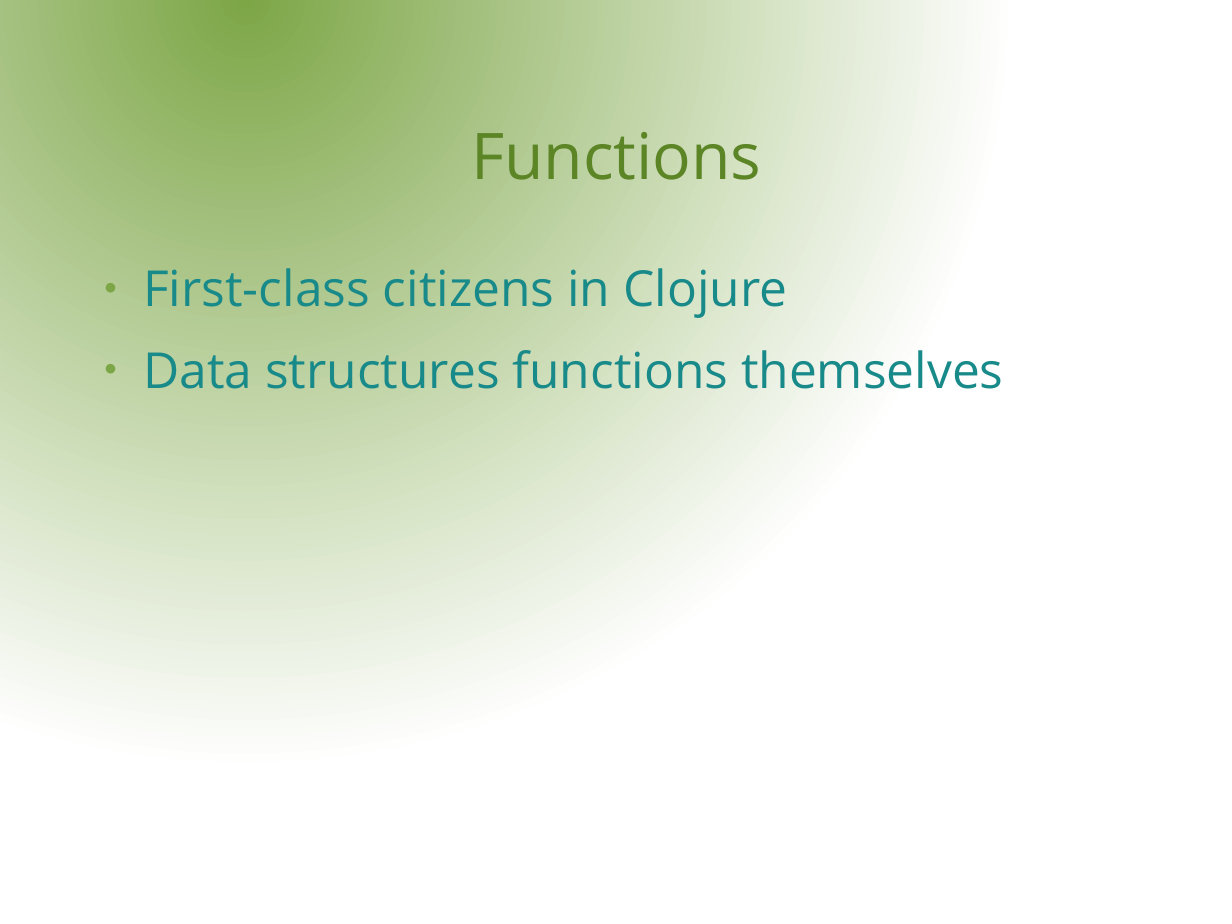
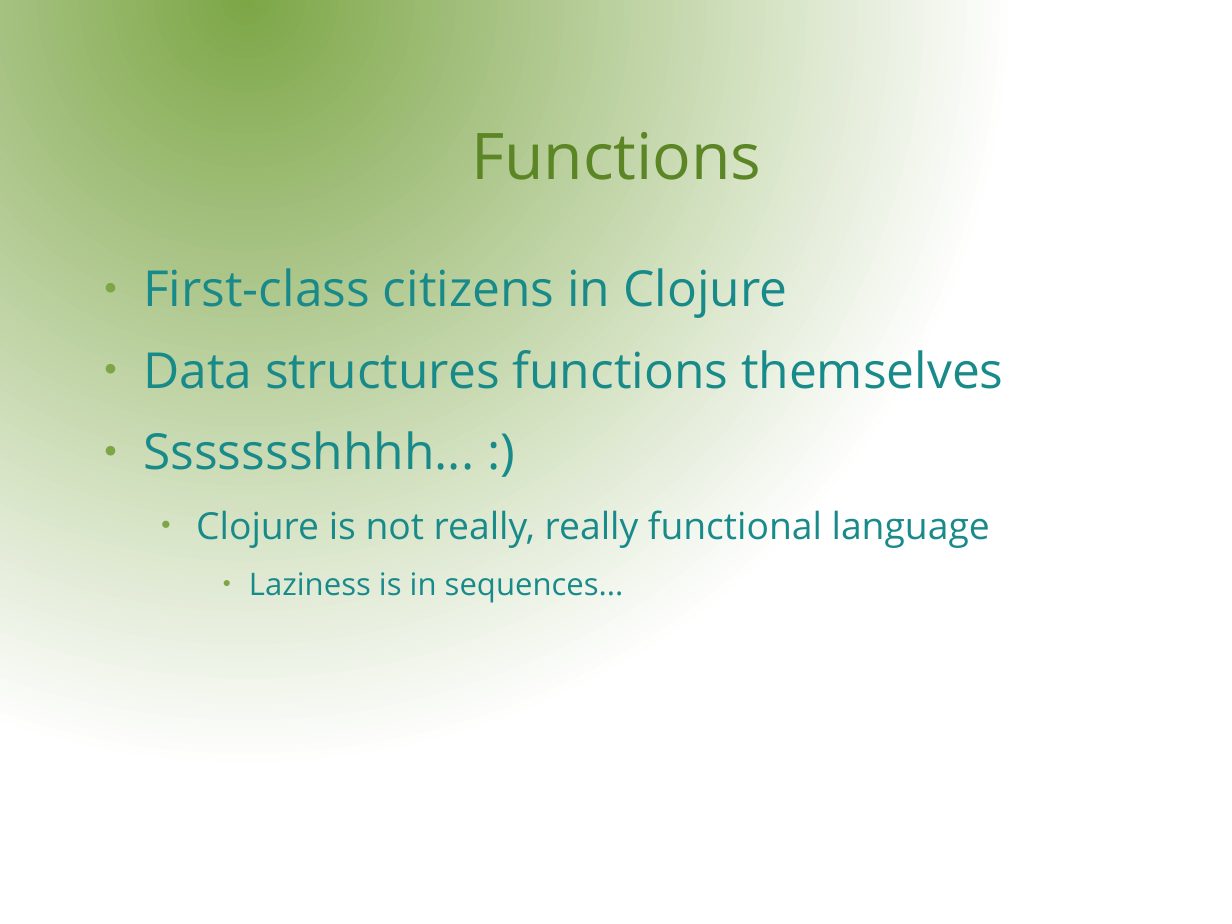
Before and after one commit to rssole/voxxed, a slide deck: slide 7 of resources/presentation/VoxxedDays.odp. Drawn at 1232x924 pixels with LibreOffice and Linux fonts; fonts in the diff are those of the drawing; background and template pictures are left out. Boxes give left, top, right and bottom in pixels: in the first picture for what was removed or moved away, otherwise in the second. Text is boxed around its words. In the diff, an @@ line names an element or a change of style, - is before the commit and + after.

```diff
--- a/resources/presentation/VoxxedDays.odp
+++ b/resources/presentation/VoxxedDays.odp
@@ text at (x1=143, y1=431, x2=990, y2=603): paragraphs added @@
+● Ssssssshhhh... :)
+  ● Clojure is not really, really functional language
+    ● Laziness is in sequences...
```
Also in this commit, not shown: 1 slide added, 5 other files.
